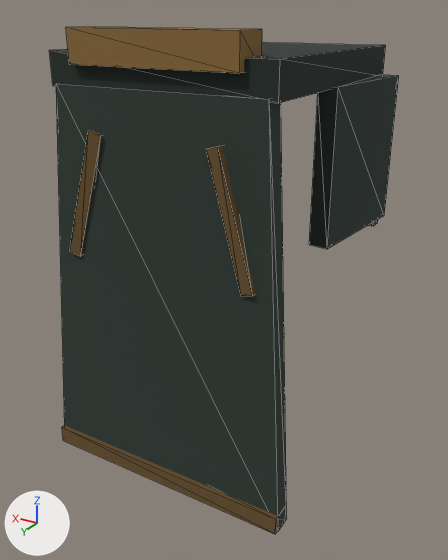
The glTF model src/main/resources/watch/models/cosmetics/wayfarer/oilskin_cape.glb as it was, and as the next commit left it.
The view is the same before and after, from a camera (50 mm lens) standing at (-0.656, 1.216, 1.329) and looking at (-0.011, 0.141, 0.791). Lighting does not change. The marker at lower left points along +X, +Y and +Z. The picture after the commit comes second. Mesh edges are drawn as thin lines. Vertices at exactly the same position are counted once.

Objects in the first picture: 'oilskin_cape_spine.001'.
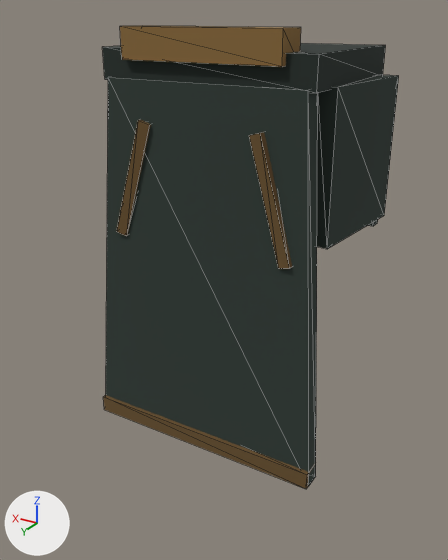
Changed parts and their boxes [x1, y1, x2, y2] in the pictures (448 x 560 px; the box of a moved part takes in the faces that stretch with it):
```json
{"object": "oilskin_cape_spine.001", "change": "reshaped", "before": [49, 27, 399, 534], "after": [102, 26, 399, 489], "on screen": "15% narrower, 9% shorter"}
{"part": 1, "of": "me_oilskin_cape_spine_001", "change": "moved or reshaped", "before": [56, 84, 287, 531], "after": [106, 77, 318, 486]}
{"part": 2, "of": "me_oilskin_cape_spine_001", "change": "moved or reshaped", "before": [66, 27, 262, 73], "after": [120, 26, 301, 67]}
{"part": 3, "of": "me_oilskin_cape_spine_001", "change": "moved or reshaped", "before": [62, 425, 286, 534], "after": [103, 395, 316, 489]}
{"part": 4, "of": "me_oilskin_cape_spine_001", "change": "moved or reshaped", "before": [69, 130, 102, 256], "after": [116, 120, 151, 236]}
{"part": 5, "of": "me_oilskin_cape_spine_001", "change": "moved or reshaped", "before": [206, 146, 256, 296], "after": [249, 132, 292, 269]}
{"part": 6, "of": "me_oilskin_cape_spine_001", "change": "moved or reshaped", "before": [49, 42, 386, 103], "after": [102, 43, 386, 93]}
```

Scene script edits in JSON lines:
```json
{"block": "me_oilskin_cape_spine_001", "where": "# used by ob_oilskin_cape_spine_001; location = (0.0, 0.0, 0.0)"}
{"block": "me_oilskin_cape_spine_001", "where": "# before: 42 (0.232, 0.351, 1.205) at pixel (52, 85), 43 (-0.232, 0.351, 1.205) at pixel (278, 103), 46 (0.232, 0.351, 1.267) at pixel (49, 50), 47 (-0.232, 0.351, 1.267) at pixel (280, 59)"}
{"op": "remove", "block": "me_oilskin_cape_spine_001", "code": "me_oilskin_cape_spine_001.from_pydata(...)  # 88 vertices, 130 faces; spans x -0.278..0.278, y -0.166..0.392, z 0.412..1.306"}
{"op": "add", "block": "me_oilskin_cape_spine_001", "code": "me_oilskin_cape_spine_001.from_pydata(...)  # 88 vertices, 130 faces; spans x -0.278..0.278, y -0.166..0.248, z 0.412..1.306"}
{"block": "me_oilskin_cape_spine_001", "change": "me_oilskin_cape_spine_001 part 1: the loose piece of 8 vertices spanning x -0.278..0.278, y 0.316..0.384, z 0.415..1.21 is moved by (0.0, -0.144, 0.0)"}
{"block": "me_oilskin_cape_spine_001", "change": "me_oilskin_cape_spine_001 part 2: the loose piece of 8 vertices spanning x -0.172..0.172, y 0.295..0.365, z 1.246..1.306 is moved by (0.0, -0.144, 0.0)"}
{"block": "me_oilskin_cape_spine_001", "change": "me_oilskin_cape_spine_001 part 3: the loose piece of 8 vertices spanning x -0.276..0.276, y 0.348..0.392, z 0.412..0.45 is moved by (0.0, -0.144, 0.0)"}
{"block": "me_oilskin_cape_spine_001", "change": "me_oilskin_cape_spine_001 part 4: the loose piece of 8 vertices spanning x 0.112..0.212, y 0.341..0.377, z 0.884..1.134 is moved by (0.0, -0.144, 0.0)"}
{"block": "me_oilskin_cape_spine_001", "change": "me_oilskin_cape_spine_001 part 5: the loose piece of 8 vertices spanning x -0.212..-0.112, y 0.341..0.377, z 0.884..1.134 is moved by (0.0, -0.144, 0.0)"}
{"block": "me_oilskin_cape_spine_001", "change": "me_oilskin_cape_spine_001 part 6"}
{"op": "add", "block": "me_oilskin_cape_spine_001", "code": "for i in [42, 43, 46, 47]: me_oilskin_cape_spine_001.vertices[i].co += Vector((0.0, -0.144, 0.0))"}
{"block": "me_oilskin_cape_spine_001", "change": "other edits to the shape of me_oilskin_cape_spine_001 do not show in these pictures"}
```
